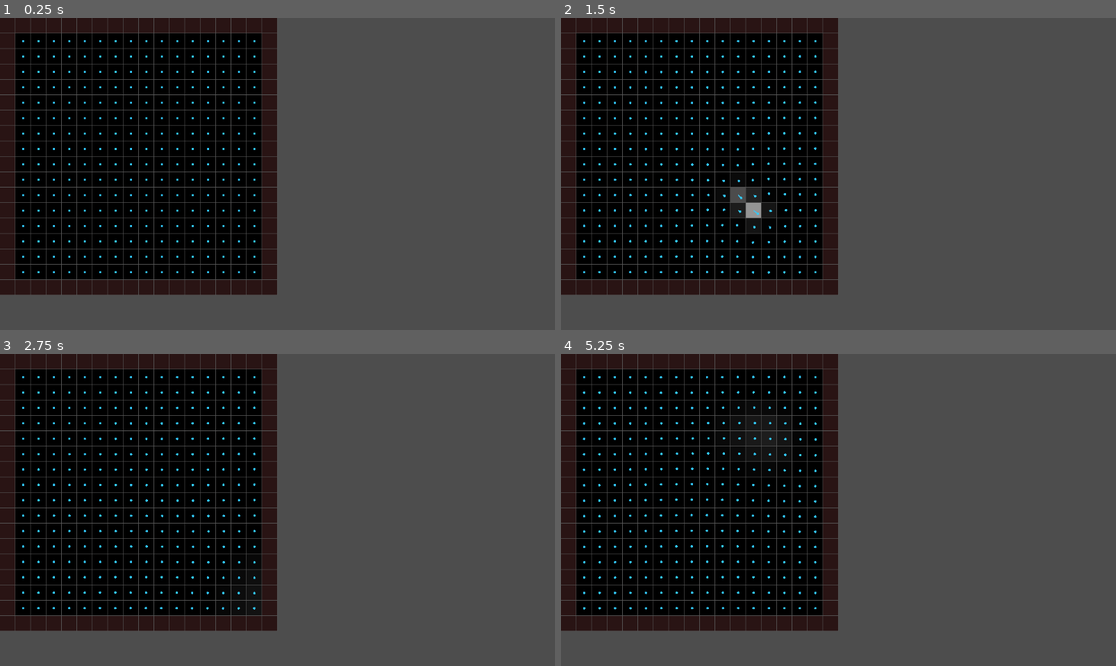
Above: before the commit, frames 1-4 (two rows, left to right).
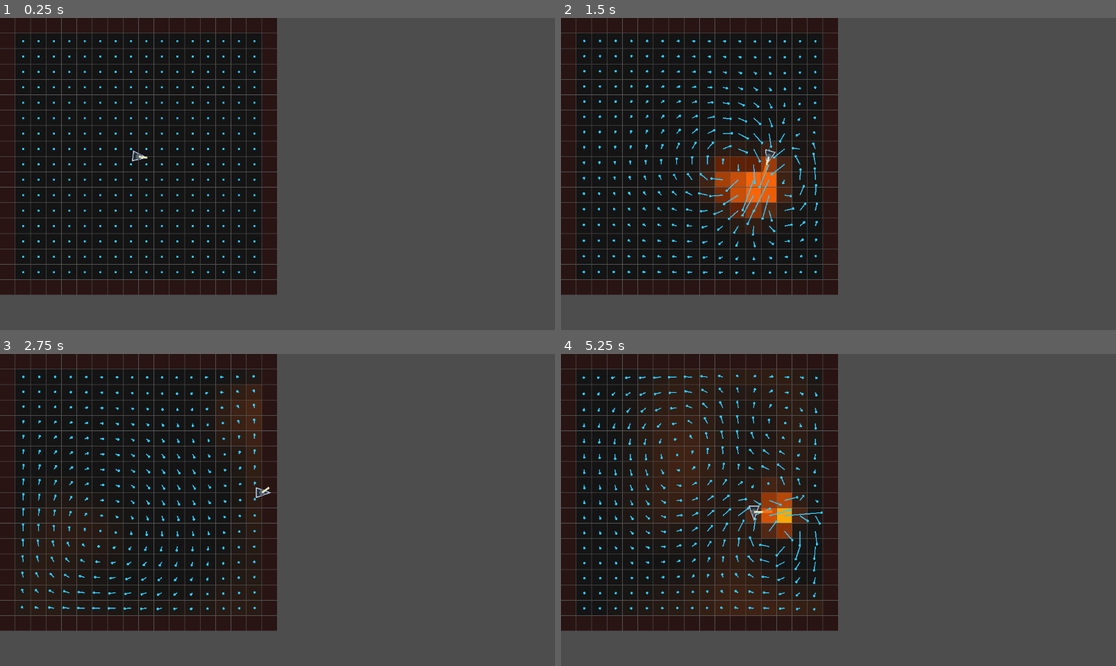
Above: after the commit, the same moments.

Repository: rskupnik/godot-fluid-simulation-demo
Game: Godot game, scene res://root.tscn
The game is run twice, just before and just after one commit, with the same random seed, the same clock (stepped at 60 frames per second) and the same inputs.
Inputs (mouse positions are in pixels of both pictures, inside the frame that each line leads up to):
- Up to frame 1 (0.25 s): no input
- Up to frame 2 (1.5 s): tap Enter at 0.5 s; move the mouse to (960, 158) at 0.52 s; hold D 0.53-1.25 s; click (960, 158) at 0.67 s; drag from (727, 189) to (810, 236) at 1.27 s
- Up to frame 3 (2.75 s): move the mouse to (333, 441) at 2.02 s; hold D from 2.03 s (still down); click (333, 441) at 2.17 s
- Up to frame 4 (5.25 s): release D at 2.75 s; drag from (810, 572) to (672, 463) at 2.77 s; move the mouse to (1005, 556) at 3.52 s; hold A 3.53-4.25 s; click (1005, 556) at 3.67 s; drag from (672, 463) to (755, 432) at 4.27 s; move the mouse to (866, 510) at 5.02 s; hold S from 5.03 s (still down); click (866, 510) at 5.17 s

The runs differ from the first frame. In frame 1, less than 0.1% of the frame differs, in the area x 23-27%, y 42-47%; in frame 2, 7.1%; in frame 3, 14%; in frame 4, 23%, in the area x 3-48%, y 4-84%.

Commit message:
flamethrower experiments (ignore)

Diff:
--- a/fluid_grid.gd
+++ b/fluid_grid.gd
@@ -13,8 +13,20 @@
 @export var velocity_diffuse_rate := 0.001		# Strength of velocity diffusion effect
 @export var velocity_diffuse_iterations := 20	# How many iterations when diffusing velocity
 
+@export var ship_speed := 220.0
+@export var ship_turn_smoothing := 12.0
+@export var flame_density_amount := 3.0
+@export var flame_velocity_amount := 18.0
+@export var flame_radius := 2
+@export var flame_spawn_distance := 22.0
+
 var is_dragging := false
 var last_mouse_cell := Vector2i.ZERO
+
+var ship_pos := Vector2.ZERO
+var ship_velocity := Vector2.ZERO
+var turret_angle := 0.0
+var is_firing := false
 
 var size := 0
 
@@ -50,6 +62,11 @@
 	v_prev.resize(size)
 	pressure.resize(size)
 	divergence.resize(size)
+
+	ship_pos = Vector2(
+		(N + 2) * cell_size * 0.5,
+		(N + 2) * cell_size * 0.5
+	)
 
 	queue_redraw()
 
@@ -474,13 +491,13 @@
 	grid[corner_SE] = 0.5 * (grid[corner_SE_left_neighbour] + grid[corner_SE_top_neighbour])		# SE corner = left neighbour + top neighbour
 	grid[corner_NE] = 0.5 * (grid[corner_NE_left_neighbour] + grid[corner_NE_bottom_neighbour])		# NE corner = left neighbour + bottom neighbour
 
-# This is the standard Godot function for processing input
-# We want to detect when a mouse is dragged while clicked and the inject
-# both density and velocity at the relevant cells
 func _input(event):
 	if event is InputEventMouseButton:
-		is_dragging = event.pressed
-		last_mouse_cell = cell_from_mouse(to_local(event.position))
+		if event.button_index == MOUSE_BUTTON_LEFT:
+			is_firing = event.pressed
+
+		if event.button_index == MOUSE_BUTTON_RIGHT:
+			is_dragging = event.pressed
 
 	if event is InputEventMouseMotion and is_dragging:
 		var local_pos := to_local(event.position)
@@ -503,14 +520,50 @@
 			v[idx] += delta_velocity.y
 
 			# Inject density
-			density[idx] += 1.0
+			#density[idx] += 1.0
 
 			queue_redraw()
+
+## This is the standard Godot function for processing input
+## We want to detect when a mouse is dragged while clicked and the inject
+## both density and velocity at the relevant cells
+#func _input(event):
+	#if event is InputEventMouseButton:
+		#is_dragging = event.pressed
+		#last_mouse_cell = cell_from_mouse(to_local(event.position))
+#
+	#if event is InputEventMouseMotion and is_dragging:
+		#var local_pos := to_local(event.position)
+		#var cell := cell_from_mouse(local_pos)
+#
+		#var i := cell.x
+		#var j := cell.y
+#
+		#if i >= 1 and i <= N and j >= 1 and j <= N:
+			## event.relative stores the relative difference between last time
+			## this function was called and this time
+			## in this case, it tells us how far the mouse has travelled
+			## we use that to decide how much velocity to add
+			#var delta_velocity : Vector2 = event.relative * velocity_add_scale
+			#var idx := IX(i, j)
+#
+			## Inject the velocity into the cell
+			## u stores horizontal velocity, v stores vertical velocity
+			#u[idx] += delta_velocity.x
+			#v[idx] += delta_velocity.y
+#
+			## Inject density
+			#density[idx] += 1.0
+#
+			#queue_redraw()
 
 # This is the standard Godot function called every frame
 # It's the heart of our simulation
 # The "delta" variable hold the amount of time that passed since the last frame
 func _process(delta: float) -> void:
+	update_ship(delta)
+	inject_flamethrower(delta)
+
 	copy_velocity_to_prev()
 	diffuse_velocity(delta)
 	project_velocity()
@@ -536,6 +589,7 @@
 func _draw():
 	_draw_grid()
 	_draw_velocity_arrows()
+	_draw_ship()
 
 # Draw the grid of (N+2)*(N+2) with different colors for inner and boundary cells
 func _draw_grid():
@@ -550,9 +604,20 @@
 			if is_boundary:
 				fill = Color(0.16, 0.08, 0.08)
 			else:
-				# Even though density can go above 1.0, we need to clamp it to values between 0.0 and 1.0 for drawing
 				var d : float = clamp(density[IX(i, j)], 0.0, 1.0)
-				fill = Color(d, d, d)
+
+				if d < 0.25:
+					var t := d / 0.25
+					fill = Color(0.08 + t * 0.25, 0.08 + t * 0.08, 0.08)
+				elif d < 0.55:
+					var t := (d - 0.25) / 0.3
+					fill = Color(0.35 + t * 0.65, 0.12 + t * 0.28, 0.02)
+				elif d < 0.8:
+					var t := (d - 0.55) / 0.25
+					fill = Color(1.0, 0.4 + t * 0.45, 0.02)
+				else:
+					var t := (d - 0.8) / 0.2
+					fill = Color(1.0, 0.85 + t * 0.15, 0.1 + t * 0.55)
 
 			draw_rect(rect, fill, true)
 			draw_rect(rect, Color(0.35, 0.35, 0.35), false)
@@ -574,3 +639,87 @@
 
 				draw_line(center, end, Color(0.2, 0.8, 1.0), 2.0)
 				draw_circle(end, 2.5, Color(0.2, 0.8, 1.0))
+
+func update_ship(delta: float) -> void:
+	var input_dir := Vector2.ZERO
+
+	if Input.is_key_pressed(KEY_W):
+		input_dir.y -= 1.0
+	if Input.is_key_pressed(KEY_S):
+		input_dir.y += 1.0
+	if Input.is_key_pressed(KEY_A):
+		input_dir.x -= 1.0
+	if Input.is_key_pressed(KEY_D):
+		input_dir.x += 1.0
+
+	input_dir = input_dir.normalized()
+
+	ship_velocity = input_dir * ship_speed
+	ship_pos += ship_velocity * delta
+
+	var min_pos := Vector2(cell_size, cell_size)
+	var max_pos := Vector2((N + 1) * cell_size, (N + 1) * cell_size)
+	ship_pos = ship_pos.clamp(min_pos, max_pos)
+
+	var mouse_pos := get_local_mouse_position()
+	turret_angle = (mouse_pos - ship_pos).angle()
+
+func inject_flamethrower(delta: float) -> void:
+	if not is_firing:
+		return
+
+	var dir := Vector2.RIGHT.rotated(turret_angle)
+	var nozzle_pos := ship_pos + dir * flame_spawn_distance
+	var center_cell := cell_from_mouse(nozzle_pos)
+
+	for y in range(-flame_radius, flame_radius + 1):
+		for x in range(-flame_radius, flame_radius + 1):
+			var i := center_cell.x + x
+			var j := center_cell.y + y
+
+			if i >= 1 and i <= N and j >= 1 and j <= N:
+				var offset := Vector2(x, y)
+				var dist := offset.length()
+
+				if dist <= flame_radius:
+					var falloff := 1.0 - dist / float(flame_radius + 1)
+					var idx := IX(i, j)
+
+					density[idx] += flame_density_amount * falloff * delta
+					u[idx] += dir.x * flame_velocity_amount * falloff
+					v[idx] += dir.y * flame_velocity_amount * falloff
+
+func _draw_ship() -> void:
+	var body_angle := ship_velocity.angle() if ship_velocity.length() > 1.0 else turret_angle
+
+	var forward := Vector2.RIGHT.rotated(body_angle)
+	var right := forward.rotated(PI * 0.5)
+
+	var nose := ship_pos + forward * 16.0
+	var left_wing := ship_pos - forward * 12.0 - right * 10.0
+	var right_wing := ship_pos - forward * 12.0 + right * 10.0
+
+	draw_colored_polygon(
+		PackedVector2Array([nose, left_wing, right_wing]),
+		Color(0.15, 0.18, 0.22)
+	)
+
+	draw_polyline(
+		PackedVector2Array([nose, left_wing, right_wing, nose]),
+		Color(0.7, 0.8, 0.9),
+		2.0
+	)
+
+	var turret_dir := Vector2.RIGHT.rotated(turret_angle)
+	var turret_end := ship_pos + turret_dir * 18.0
+
+	draw_circle(ship_pos, 6.0, Color(0.35, 0.38, 0.42))
+	draw_line(ship_pos, turret_end, Color(0.9, 0.9, 0.75), 4.0)
+
+	if is_firing:
+		draw_line(
+			turret_end,
+			turret_end + turret_dir * 20.0,
+			Color(1.0, 0.45, 0.05),
+			5.0
+		)
--- a/root.tscn
+++ b/root.tscn
@@ -9,3 +9,7 @@
 velocity_add_scale = 0.2
 velocity_fade_rate = 0.02
 velocity_diffuse_rate = 0.01
+ship_speed = 200.0
+flame_density_amount = 20.0
+flame_velocity_amount = 4.0
+flame_radius = 1
